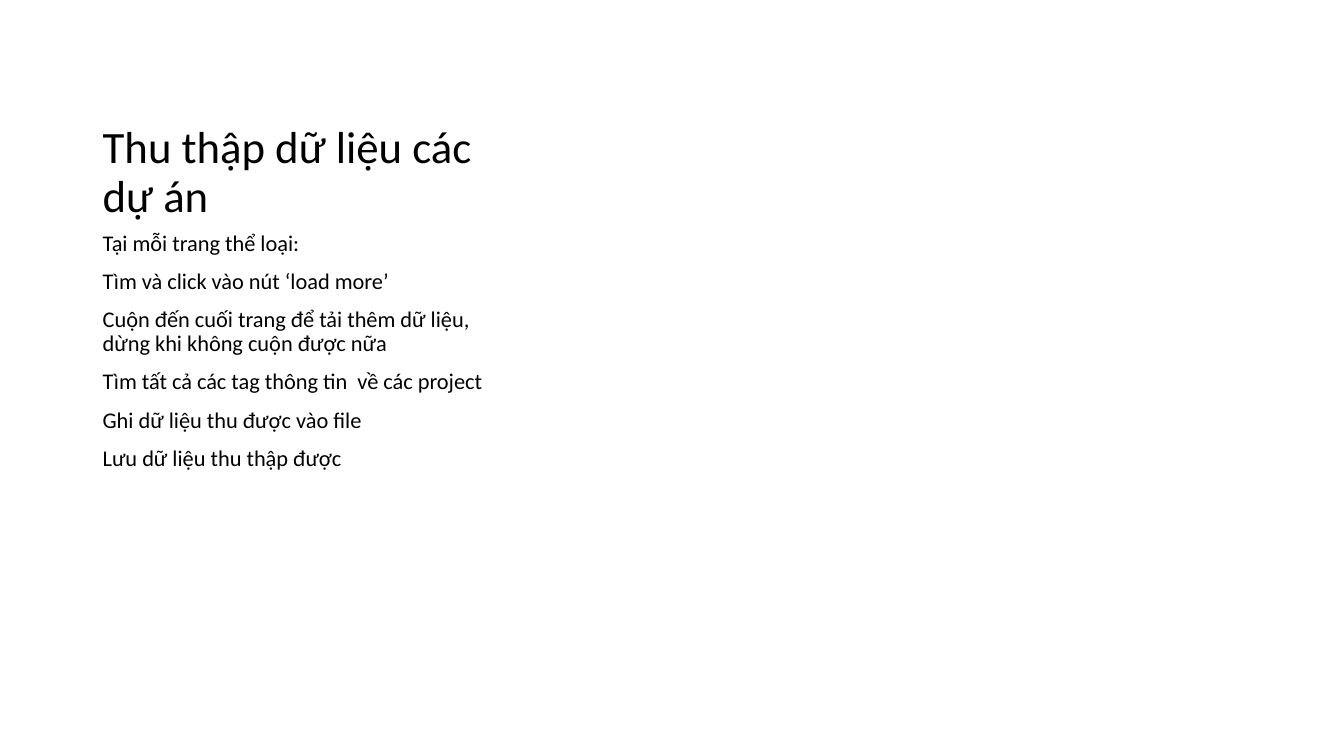
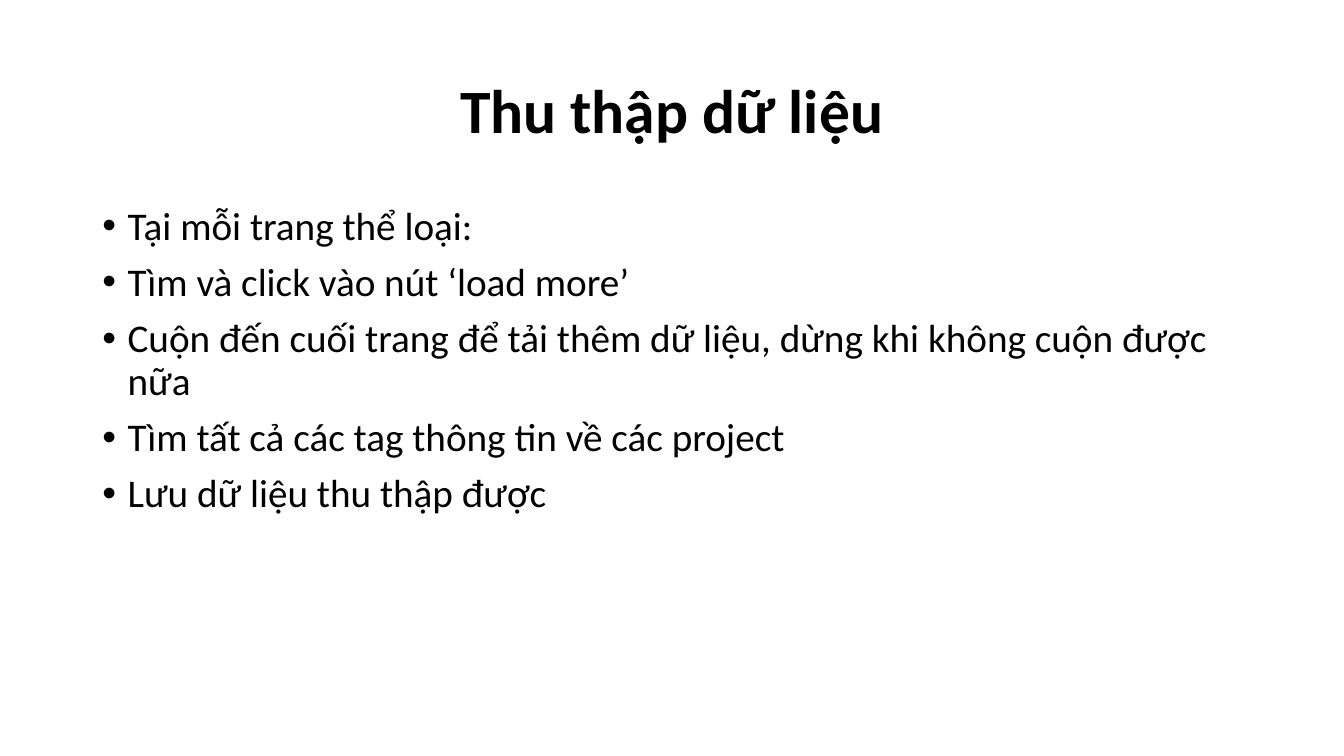
Before and after one commit to XQuyTran/DataScience_Project_HCMUS, a slide deck: slide 7 of presentation/Slide.pptx. Drawn at 1344x756 pixels with LibreOffice and Linux fonts; fonts in the diff are those of the drawing. Boxes give left, top, right and bottom in pixels: in the first picture for what was removed or moved away, otherwise in the second. Text is boxed around its words. In the diff, an @@ line names an element or a change of style, - is before the commit and + after.

```diff
--- a/presentation/Slide.pptx
+++ b/presentation/Slide.pptx
@@ title "Thu thập dữ liệu" at (460, 89, 883, 144): vertical alignment bottom to middle @@
@@ title at (460, 89, 883, 144): text changed; size 32 to 44 pt; bold on @@
-Thu thập dữ liệu các dự án
+Thu thập dữ liệu
@@ text "Tại mỗi trang thể loại:": place and size @@
-text "Tại mỗi trang thể loại:" at (103, 233, 482, 470)
+text "Tại mỗi trang thể loại:" at (128, 208, 1206, 514)
@@ text "Tại mỗi trang thể loại:" at (128, 208, 1206, 514): size 16 to 28 pt; bullet none to • @@
@@ text at (103, 412, 361, 432): paragraph removed @@
-Ghi dữ liệu thu được vào file
```
Also in this commit, not shown: 9 other slides changed, 12 slides added, 1 other file.
